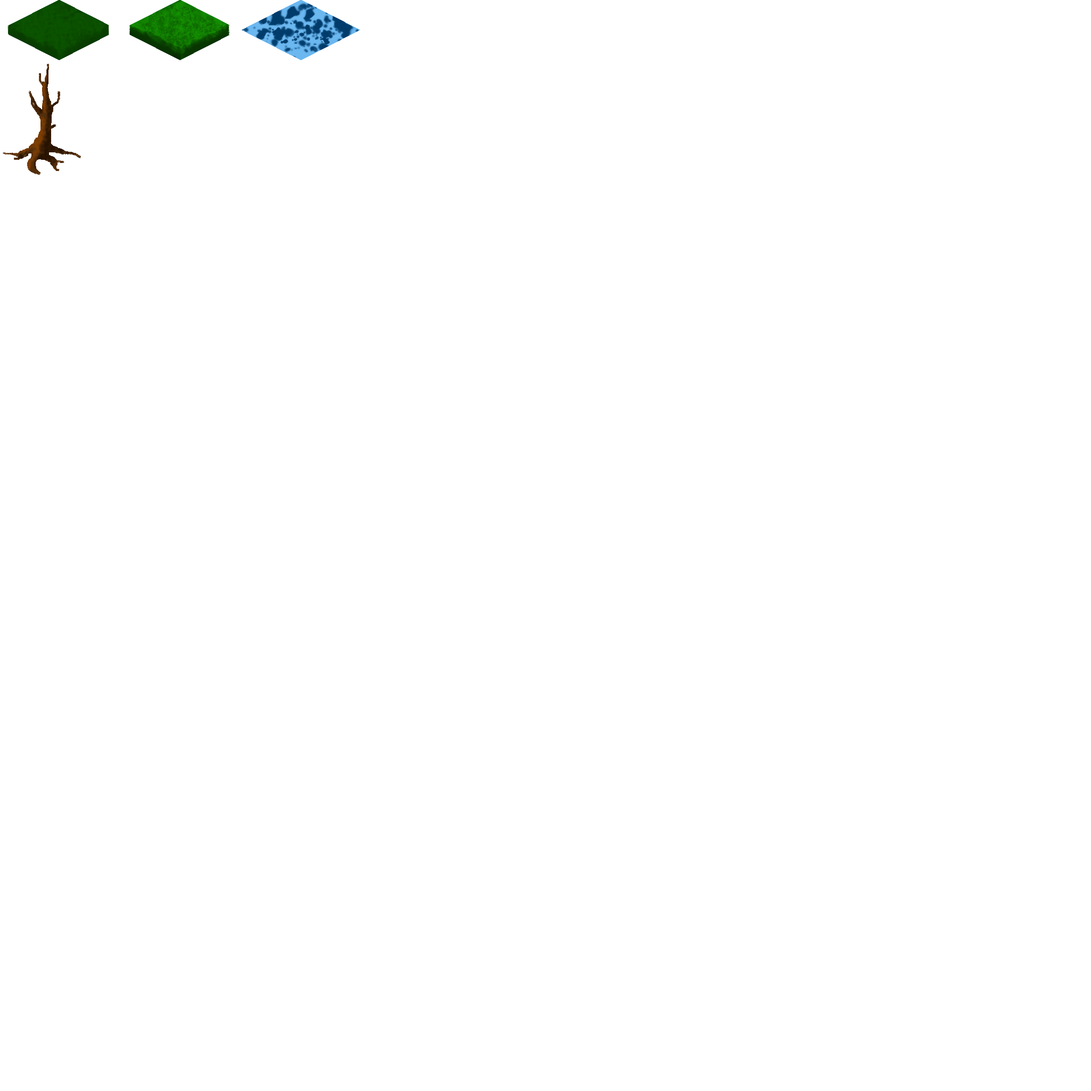
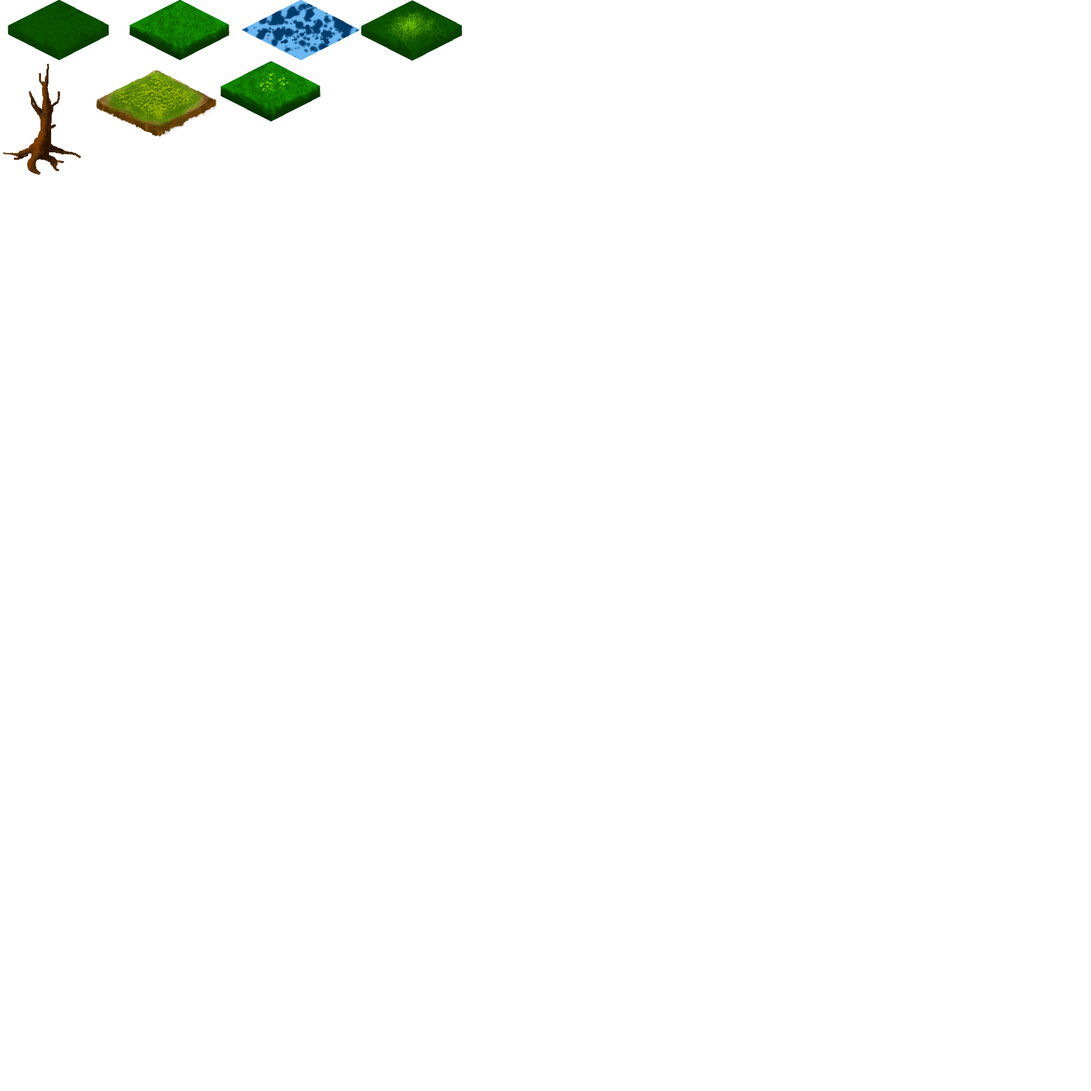
Comparing the layer stacks of the two 1091x1091 images. Changes:
painted on "Обычный слой 3 (вставлено)" over [94, 80, 135, 129]
painted on "stones" over [94, 0, 463, 142]
added layer "green2" (1st of 2) above "green2" over [168, 26, 374, 134]
added layer "green1" (1st of 2) above "green1" over [360, 0, 463, 61]
added layer "Копия Layer 2" above "Layer 2" over [94, 69, 245, 142]
